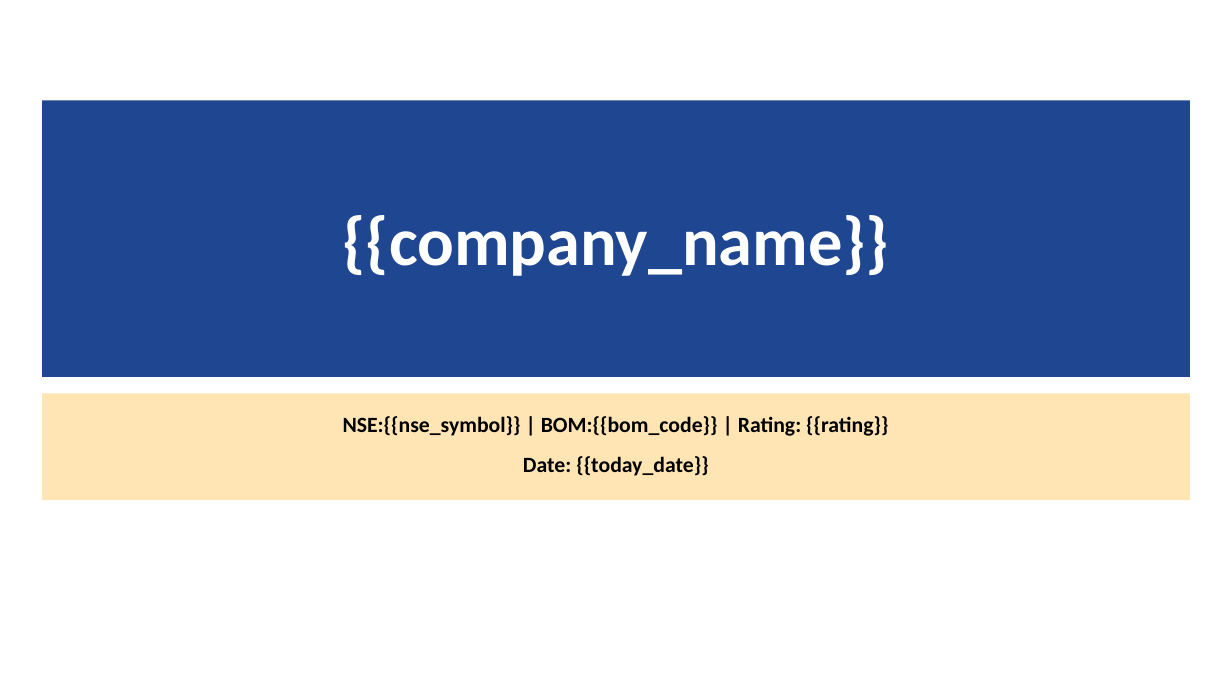
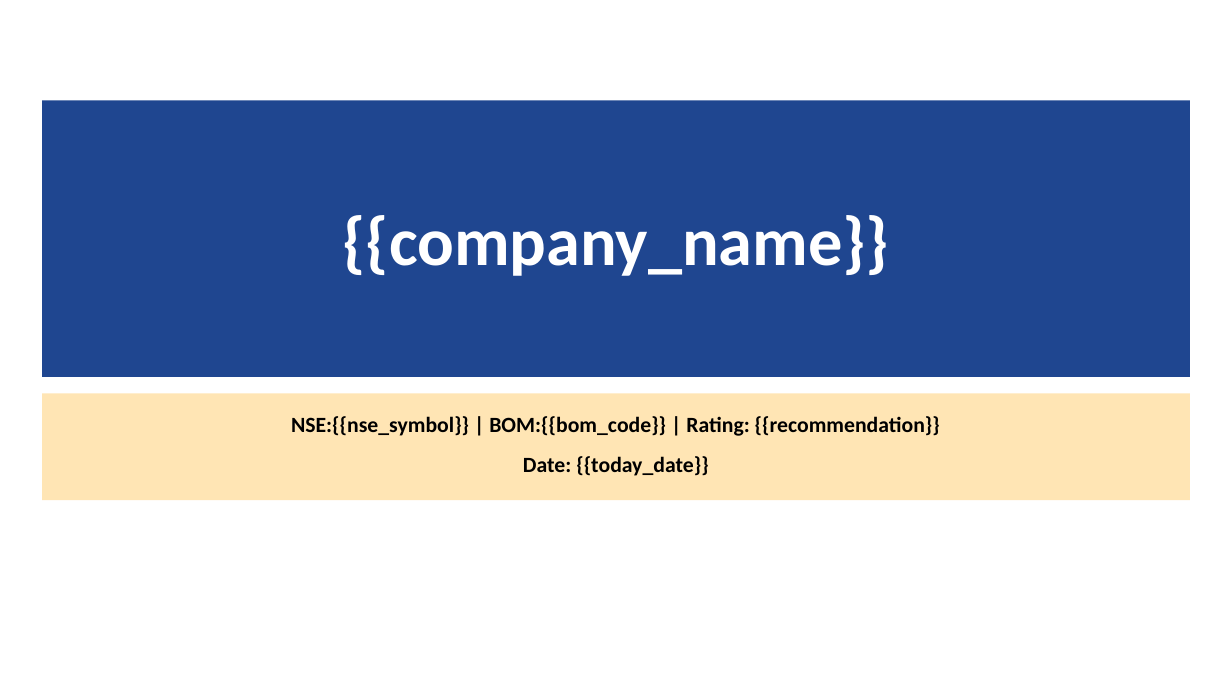
Before and after one commit to kishanyash/fluffy-lamp, a slide deck: slide 1 of master_template.pptx. Drawn at 1232x693 pixels with LibreOffice and Linux fonts; fonts in the diff are those of the drawing; background and template pictures are left out. Boxes give left, top, right and bottom in pixels: in the first picture for what was removed or moved away, otherwise in the second. Text is boxed around its words. In the diff, an @@ line names an element or a change of style, - is before the commit and + after.

Commit message:
done

```diff
--- a/master_template.pptx
+++ b/master_template.pptx
@@ subtitle at bbox=[291, 416, 940, 436]: text changed @@
-NSE:{{nse_symbol}} | BOM:{{bom_code}} | Rating: {{rating}}
+NSE:{{nse_symbol}} | BOM:{{bom_code}} | Rating: {{recommendation}}
```
